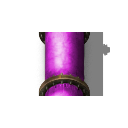
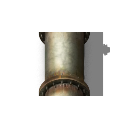
Layered file, before and after one edit (w=128, h=128). Changes by layer:
pixels changed over [44, 32, 85, 96] (layer not identified)
